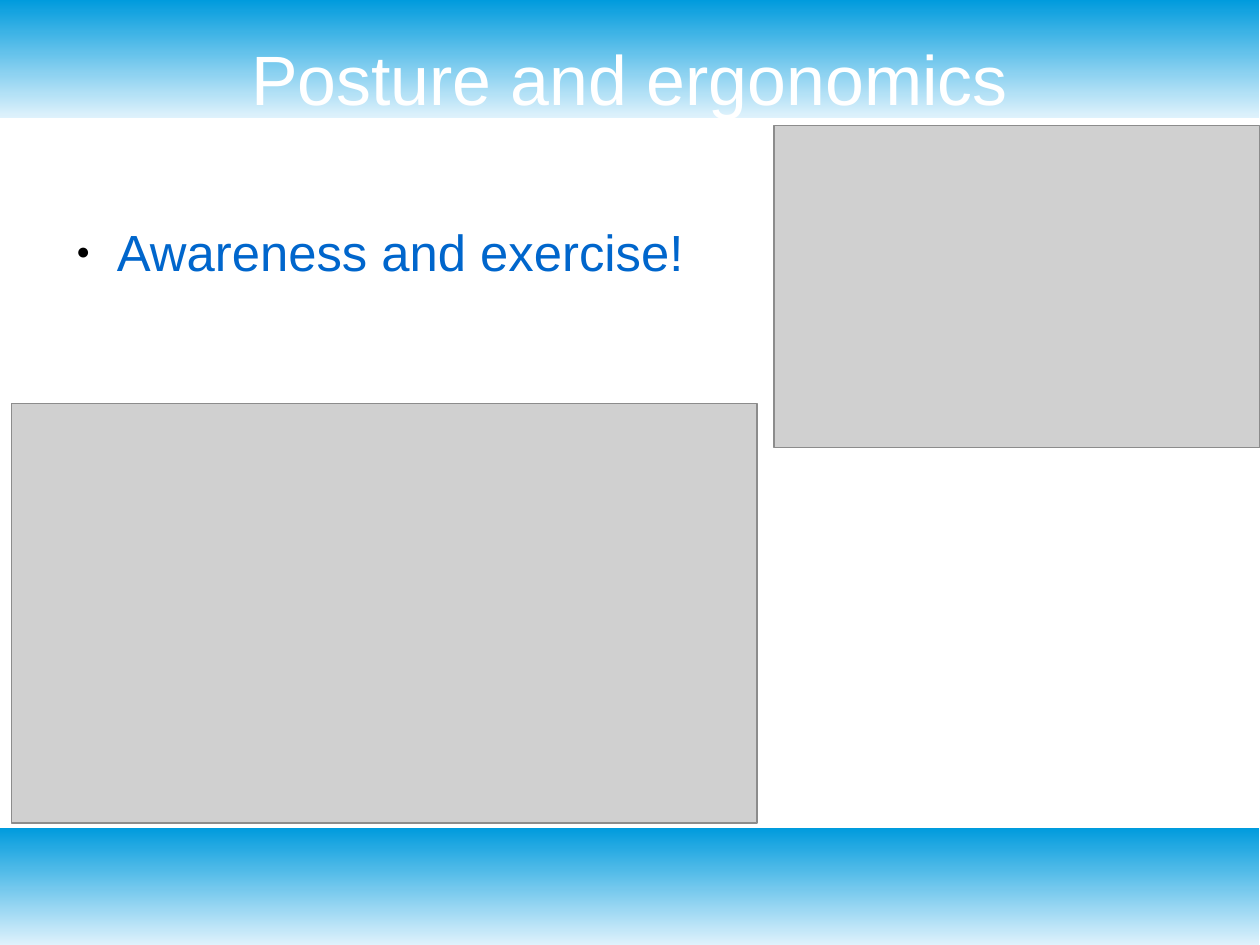
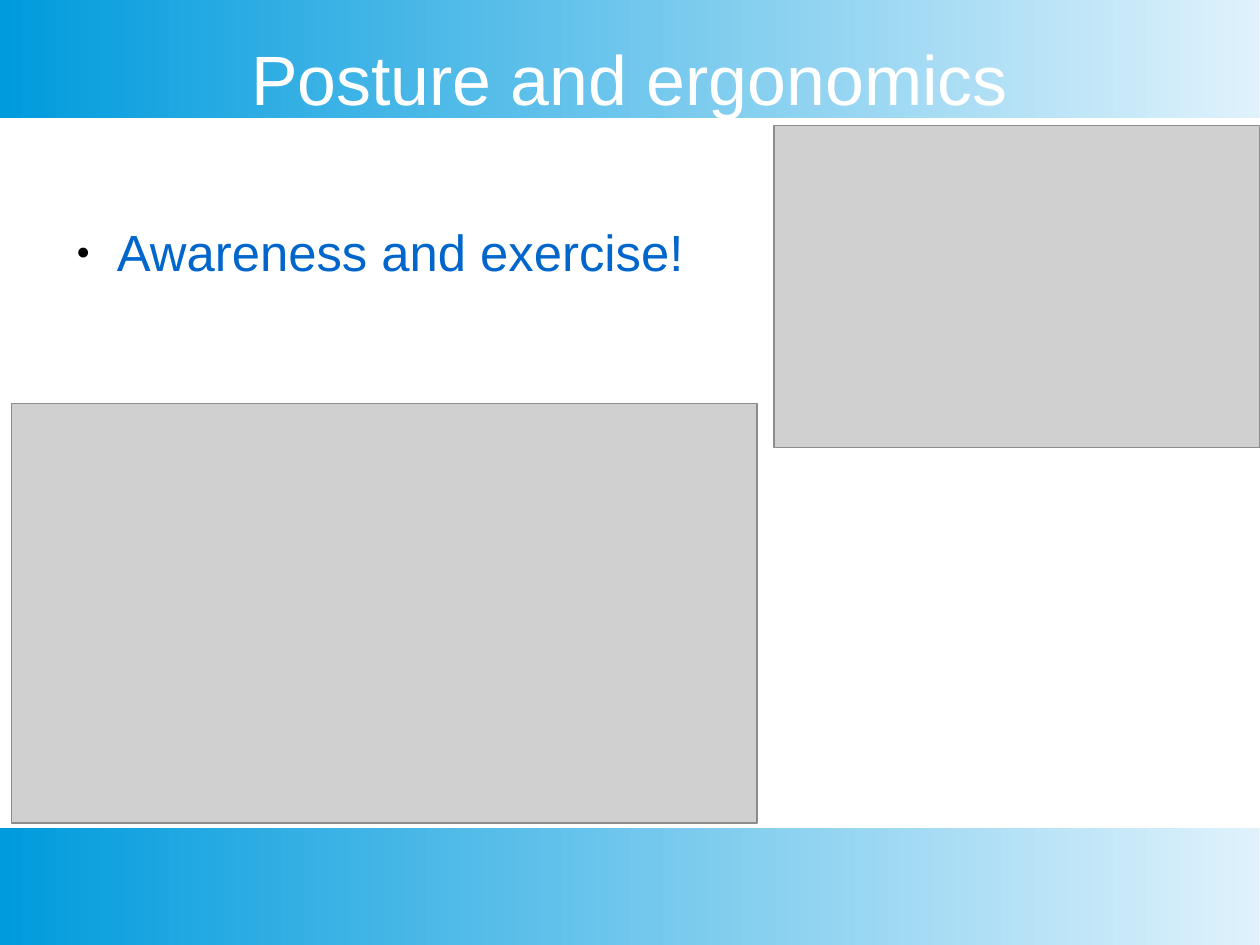
Before and after one commit to CSteigueber/watch-on-health, a slide deck: slide 10 of watch.odp (slide 11 before the commit). Drawn at 1260x945 pixels with LibreOffice and Linux fonts; fonts in the diff are those of the drawing; grey boxes stand for pictures. Boxes give left, top, right and bottom in pixels: in the first picture for what was removed or moved away, otherwise in the second. Text is boxed around its words. In the diff, an @@ line names an element or a change of style, - is before the commit and + after.

```diff
--- a/watch.odp
+++ b/watch.odp
@@ rectangle removed at <box>0,0,1260,118</box> @@
@@ freeform shape added at <box>0,0,1260,118</box>, fill gradient #DFF2FC to #009BDD @@
@@ rectangle removed at <box>0,828,1260,945</box> @@
@@ freeform shape added at <box>0,828,1260,945</box>, fill gradient #DFF2FC to #009BDD @@
```
Also in this commit, not shown: 12 other slides changed, 1 slide removed.
